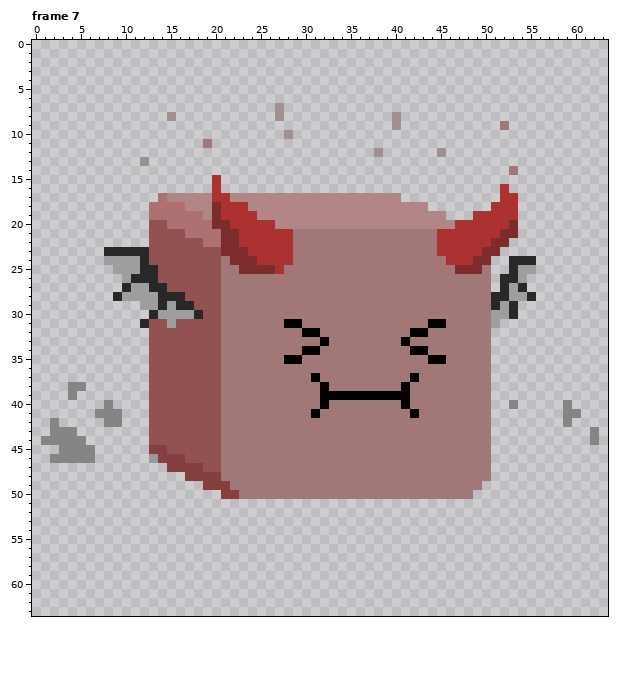
Pixel-art file, stored at assets/aesprite_files/golem_attack_right.aseprite. Above is the file before it was changed.
64x64 pixels, 8 frames. Colours within 5 levels of each other are drawn and written as one. Shown: frame 7. The commit also changed other frames, which this record leaves out.
New version:
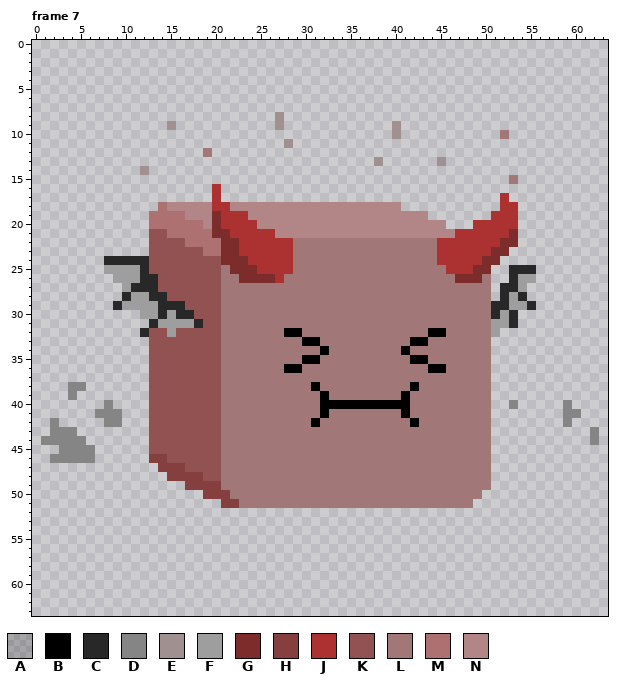
Palette (. is transparent): A #00000031  B #000000  C #282828  D #858585  E #a19090  F #9e9e9e  G #7d2c2c  H #863f3f  J #ac3232  K #925252  L #a27777  M #ae7171  N #b28686
The exact change:
Frame 7, layers "Layer 5", "Layer 4", "Layer 1":
y 7: x 27 E -> .
y 8: x 15 E -> .; x 40 E -> .
y 9: x 15 . -> E; x 27 . -> E; x 52 L -> .
y 10: x 28 E -> .; x 40 . -> E; x 52 . -> L
y 11: x 19 L -> .; x 28 . -> E
y 12: x 19 . -> L; x 38 E -> .; x 45 E -> .
y 13: x 12 E -> .; x 38 . -> E; x 45 . -> E
y 14: x 12 . -> E; x 53 L -> .
y 15: x 20 J -> .; x 53 . -> L
y 16: x 52 J -> .
y 17: x 14..19 MNNNNN -> ......; x 21..40 JNNNNNNNNNNNNNNNNNNN -> ....................; x 53 J -> .
y 18: x 13 M -> .; x 15..16 MM -> NN; x 20 G -> J; x 22..23 JJ -> NN; x 41..43 NNN -> ...; x 51 J -> .
y 19: x 17..18 MM -> NN; x 24 J -> N; x 44..45 NN -> ..; x 49..50 JJ -> ..
y 20: x 13..14 KK -> MM; x 19 M -> N; x 21 G -> J; x 25..26 JJ -> NN; x 46..48 NJJ -> ...; x 53 G -> J
y 21: x 15..16 KK -> MM; x 20 M -> G; x 22 G -> J; x 27..46 JJLLLLLLLLLLLLLLLLJJ -> NNNNNNNNNNNNNNNNNNNN; x 52 G -> J
y 22: x 17..18 KK -> MM; x 51 G -> J; x 53 . -> G
y 23: x 8..12 CCCCC -> .....; x 19..20 KK -> MM; x 23 G -> J; x 50 G -> J; x 52 . -> G
y 24: x 8..11 FFFF -> CCCC; x 21 L -> G; x 24 G -> J; x 45 L -> J; x 49 G -> J; x 51 . -> G; x 53..55 CCC -> ...
y 25: x 8 . -> F; x 13 C -> K; x 22 L -> G; x 25..26 GG -> JJ; x 28 L -> J; x 46..48 LGG -> JJJ; x 50 L -> G; x 54..55 FF -> CC
y 26: x 9 . -> F; x 11 C -> F; x 23..27 LLLLL -> GGGGJ; x 47..49 LLL -> GGG; x 52 C -> .; x 55 . -> F
y 27: x 10..12 CFF -> FCC; x 14 C -> K; x 53..54 FC -> CF
y 28: x 9..10 CF -> .C; x 13 F -> C; x 15..16 CC -> KK; x 51 C -> .; x 54..55 FC -> C.
y 29: x 9..11 ... -> CFF; x 15 F -> C; x 17 C -> K; x 52..55 FC.. -> CFFC
y 30: x 12..14 .CF -> FFC; x 16..18 FFC -> CCK; x 51 F -> C
y 31: x 12..14 CKK -> .CF; x 16..18 KKK -> FFC; x 28..29 BB -> LL; x 44..45 BB -> LL; x 52..53 .. -> FC
y 32: x 12 . -> C; x 15 K -> F; x 28..31 LLBB -> BBLL; x 42..45 BBLL -> LLBB; x 51 . -> F
y 33: x 30..32 LLB -> BBL; x 41..43 BLL -> LBB
y 34: x 30..32 BBL -> LLB; x 41..43 LBB -> BLL
y 35: x 28..31 BBLL -> LLBB; x 42..45 LLBB -> BBLL
y 36: x 28..29 LL -> BB; x 44..45 LL -> BB
y 37: x 31 B -> L; x 42 B -> L
y 38: x 31..32 LB -> BL; x 41..42 BL -> LB
y 39: x 33..40 BBBBBBBB -> LLLLLLLL
y 40: x 33..40 LLLLLLLL -> BBBBBBBB
y 41: x 31..32 BL -> LB; x 41..42 LB -> BL
y 42: x 31 L -> B; x 42 L -> B
y 45: x 13..14 HH -> KK
y 46: x 13 A -> H; x 15..16 HH -> KK
y 47: x 14 . -> H; x 17..18 HH -> KK
y 48: x 15..16 .. -> HH; x 19..20 HH -> KK
y 49: x 17..18 .. -> HH; x 21 H -> L; x 50 . -> L
y 50: x 19..20 .. -> HH; x 22 H -> L; x 49 . -> L
y 51: x 21..48 ............................ -> HHLLLLLLLLLLLLLLLLLLLLLLLLLL
Changed places in both pictures, as pixel boxes (x1, y1, x2, y2):
changed: (104, 103, 536, 427)
changed: (149, 445, 491, 508)
